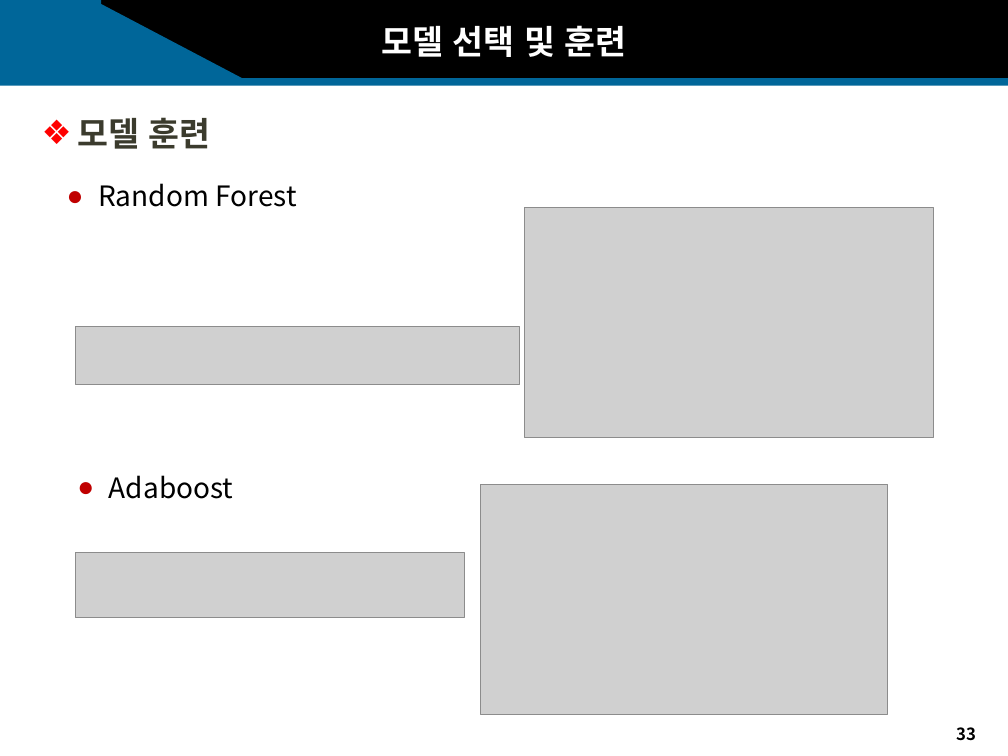
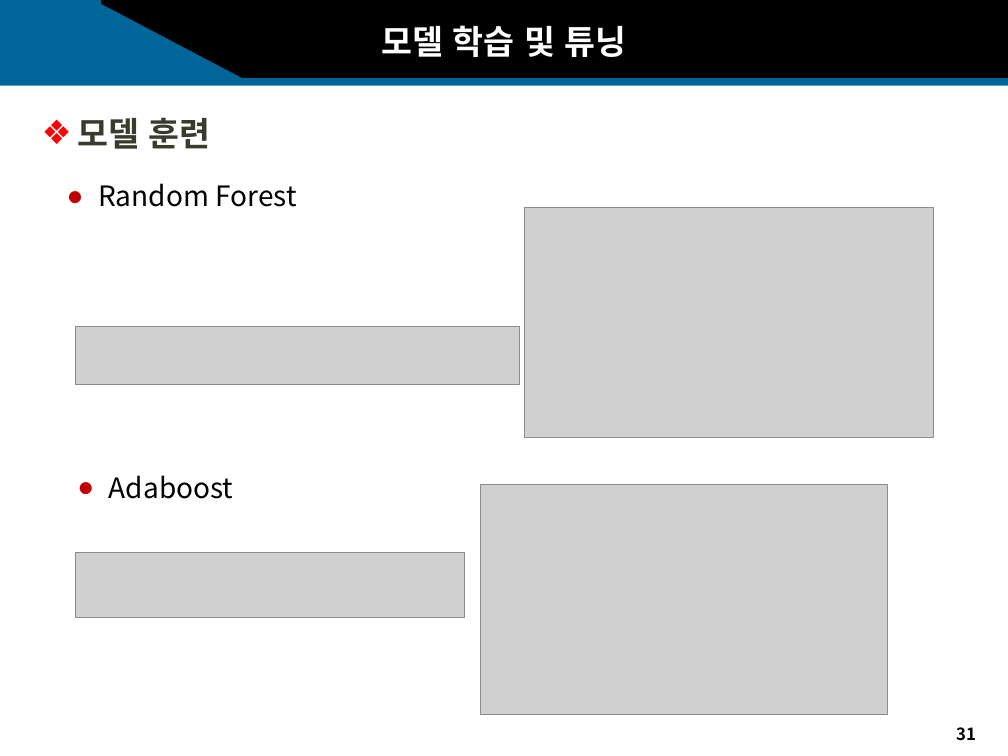
Before and after one commit to sakura09040904/Portfolio, a slide deck: slide 31 of 2. 1학년2학기/1. 어프렌티스 프로젝트/11주차_기말프로젝트/11주차_과제_발표자료.pptx (slide 33 before the commit). Drawn at 1008x756 pixels with LibreOffice and Linux fonts; fonts in the diff are those of the drawing; grey boxes stand for pictures; background and template pictures are left out. Boxes give left, top, right and bottom in pixels: in the first picture for what was removed or moved away, otherwise in the second. Text is boxed around its words. In the diff, an @@ line names an element or a change of style, - is before the commit and + after.

```diff
--- a/2. 1학년2학기/1. 어프렌티스 프로젝트/11주차_기말프로젝트/11주차_과제_발표자료.pptx
+++ b/2. 1학년2학기/1. 어프렌티스 프로젝트/11주차_기말프로젝트/11주차_과제_발표자료.pptx
@@ text at box(382, 25, 627, 57): text changed @@
-모델 선택 및 훈련
+모델 학습 및 튜닝
@@ page number at box(956, 727, 976, 741): text changed @@
-33
+31
```
Also in this commit, not shown: 20 other slides changed, 1 slide added, 4 slides removed, 2 other files.
